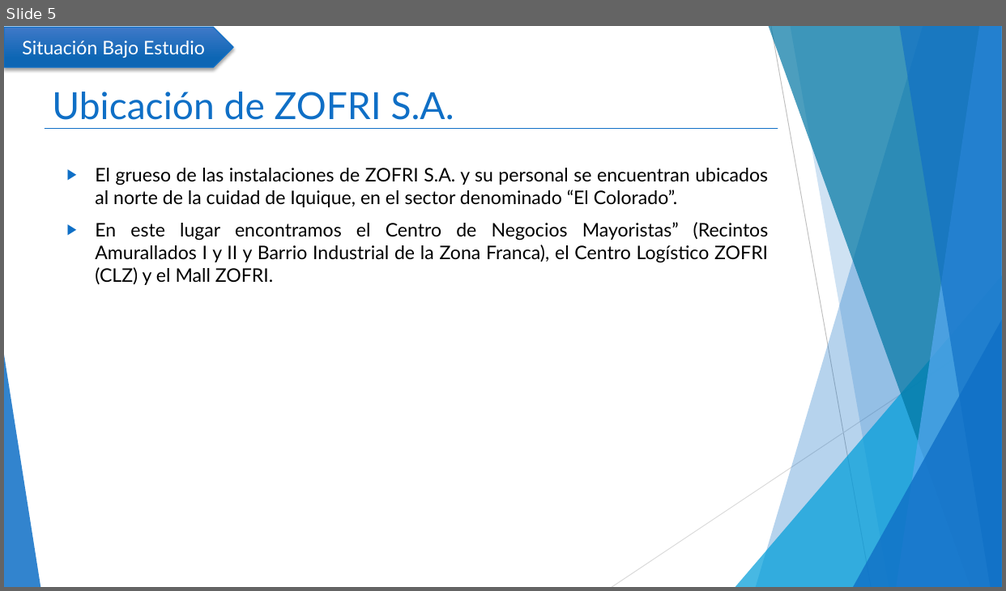
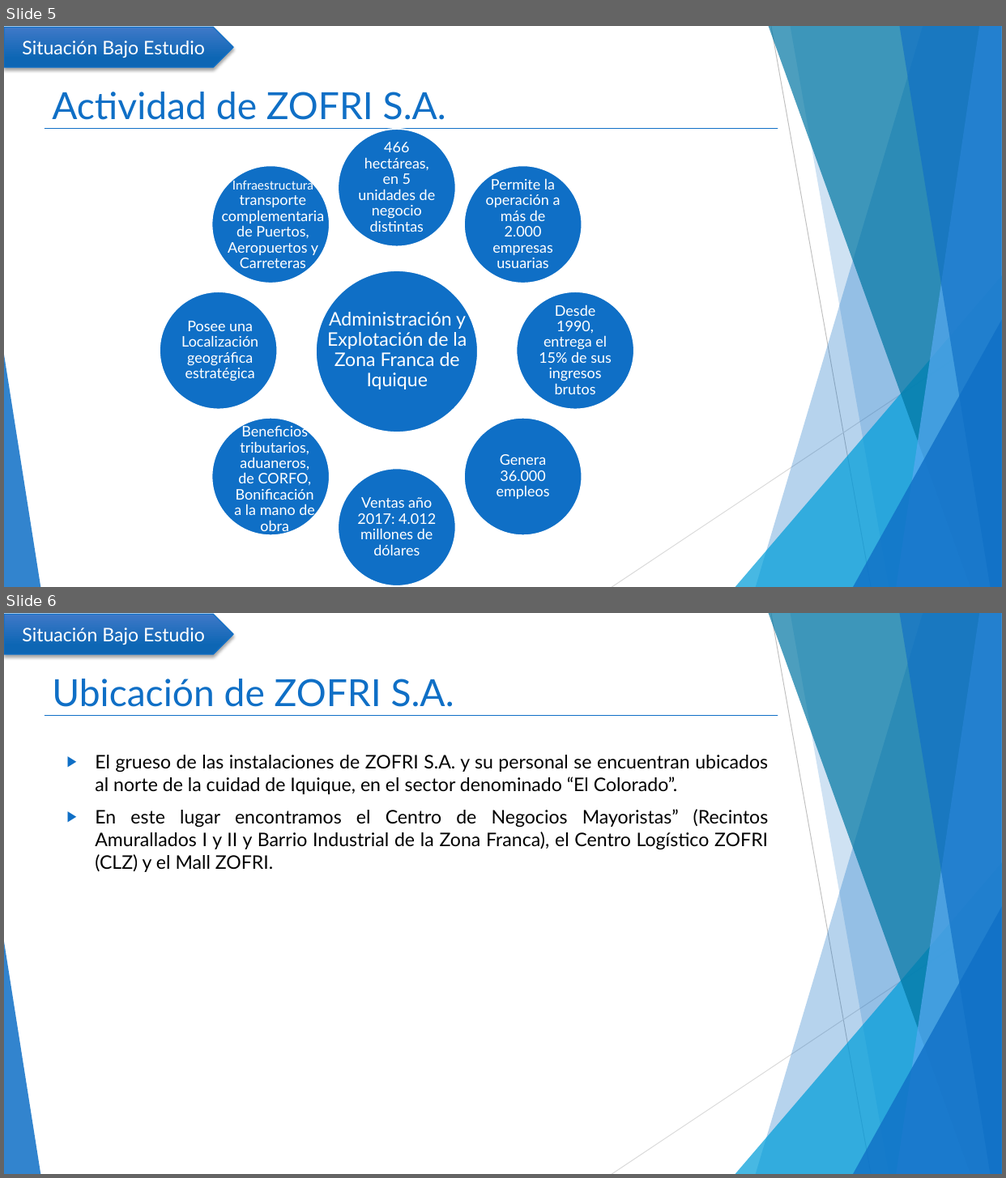
Before and after one commit to mcamara75/tituloUnap, a slide deck: 2018/TT IQQ 2018 Camara y Garay.pptx. Shown one above the other, each under a label of ours: slide 5 before the commit, slides 5 and 6 after it. The pictures are 1006x591 and 1006x1178 pixels, drawn with LibreOffice and Linux fonts; fonts in the diff are those of the drawing. Boxes give left, top, right and bottom in pixels: in the first picture for what was removed or moved away, otherwise in the second. Text is boxed around its words. In the diff, an @@ line names an element or a change of style, - is before the commit and + after.

```diff
--- a/2018/TT IQQ 2018 Camara y Garay.pptx
+++ b/2018/TT IQQ 2018 Camara y Garay.pptx
@@ slide 5 added at (4,26,1002,587), background #FFFFFF; not listed: 11 template elements that a slide beside it also shows @@
@@ pentagon arrow added at (4,27,233,67), fill gradient #4079C9 to #0E66B5, outline #0F6FC6 1 pt, 18 pt, text #FFFFFF @@
+Situación Bajo Estudio
@@ title added at (52,92,446,120), 36 pt, text #0F6FC6 @@
+Actividad de ZOFRI S.A.
@@ ellipse added at (338,129,455,246), fill #0F6FC6, outline #FFFFFF 1.5 pt @@
@@ text added at (358,142,436,232), 14 pt, text #FFFFFF @@
+466 hectáreas, en 5 unidades de negocio distintas
@@ ellipse added at (212,165,330,283), fill #0F6FC6, outline #FFFFFF 1.5 pt @@
@@ ellipse added at (464,165,582,283), fill #0F6FC6, outline #FFFFFF 1.5 pt @@
@@ text added at (222,178,325,272), 14 pt, text #FFFFFF @@
+Infraestructura transporte complementaria de Puertos, Aeropuertos y Carreteras
@@ text added at (486,178,560,268), 14 pt, text #FFFFFF @@
+Permite la operación a más de 2.000 empresas usuarias
@@ ellipse added at (160,292,277,409), fill #0F6FC6, outline #FFFFFF 1.5 pt @@
@@ ellipse added at (316,271,479,433), fill #0F6FC6, outline #FFFFFF 1.5 pt @@
@@ ellipse added at (516,292,633,409), fill #0F6FC6, outline #FFFFFF 1.5 pt @@
@@ text added at (327,310,467,390), 18 pt, text #FFFFFF @@
+Administración y Explotación de la Zona Franca de Iquique
@@ text added at (539,305,612,395), 14 pt, text #FFFFFF @@
+Desde 1990, entrega el 15% de sus ingresos brutos
@@ text added at (181,321,258,382), 14 pt, text #FFFFFF @@
+Posee una Localización geográfica estratégica
@@ ellipse added at (212,418,330,535), fill #0F6FC6, outline #FFFFFF 1.5 pt @@
@@ ellipse added at (464,418,582,535), fill #0F6FC6, outline #FFFFFF 1.5 pt @@
@@ text added at (234,442,315,535), 14 pt, text #FFFFFF @@
+Beneficios tributarios, aduaneros, de CORFO, Bonificación a la mano de obra
@@ text added at (496,454,550,499), 14 pt, text #FFFFFF @@
+Genera 36.000 empleos
@@ ellipse added at (338,468,455,586), fill #0F6FC6, outline #FFFFFF 1.5 pt @@
@@ text added at (357,497,436,556), 14 pt, text #FFFFFF @@
+Ventas año 2017: 4.012 millones de dólares
@@ what was slide 5 is now slide 6 @@
```
Also in this commit, not shown: 7 slides changed, 4 other slides added, 2 slides removed.
